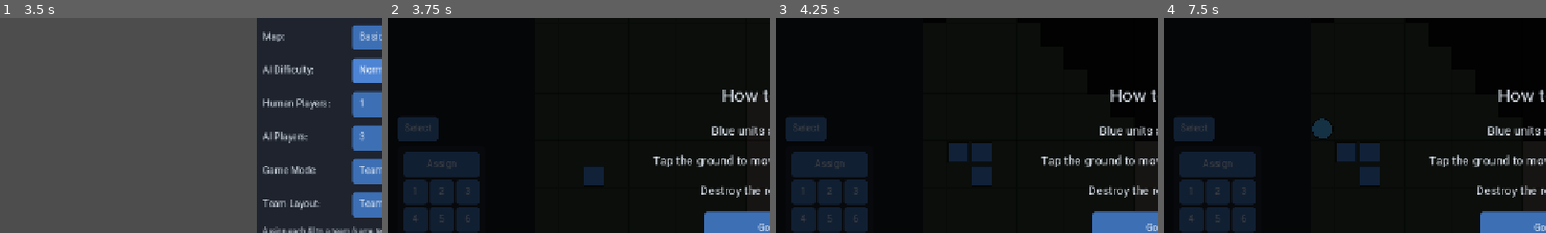
Above: before the commit, frames 1-4 (left to right).
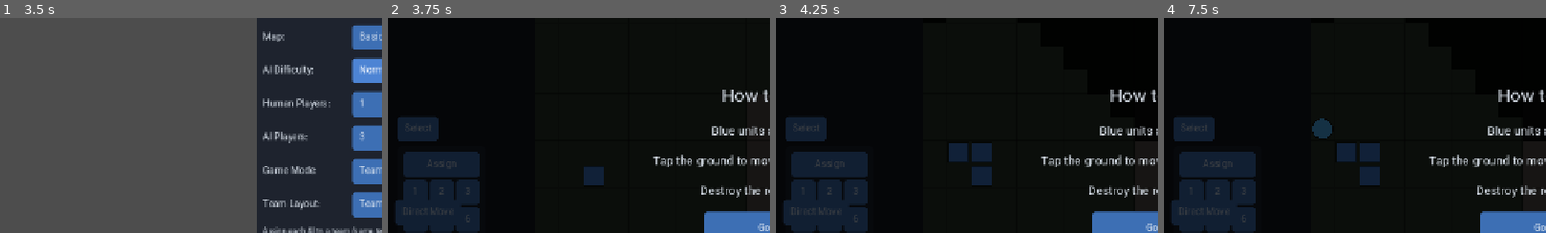
Above: after the commit, the same moments.

Repository: golshandvr-del/Sjalwmbdjdlxl
Game: Godot game, scene res://scenes/main_menu.tscn
The game is run twice, just before and just after one commit, with the same random seed, the same clock (stepped at 60 frames per second) and the same inputs.
Inputs (mouse positions are % of the whole screen's width and height, from its top left):
- Up to frame 1 (3.5 s): click "Single Player" at 0.5 s; click (56, 13) at 1.27 s; type "Alex" at 1.35 s; click "Normal" at 2 s; click "Normal" at 2.75 s
- Up to frame 2 (3.75 s): click "Start Match" at 3.5 s
- Up to frame 3 (4.25 s): no input
- Up to frame 4 (7.5 s): click (5, 61) at 4.25 s, where only the run after the commit has a clickable "Direct Move"; click "Build Soldier" at 5 s; click "Speed x1" at 5.75 s; click "Research" at 6.5 s; click "Upgrade HQ" at 7.25 s
The pictures show only the part of the screen within x 0-50%, y 16-66%; the shares and areas given below are measured in that part.

Frame 1 is identical in both runs. In frame 2, 0.6% of the frame differs, in the area x 2-20%, y 84-97%; in frame 3, 0.6%; in frame 4, 0.6%.

Commit message:
feat(hud-mobile): build move-mode toggle/confirm/cancel widgets (MC1.5/req1)

Diff:
--- a/ui/mobile/game_hud.gd
+++ b/ui/mobile/game_hud.gd
@@ -909,6 +909,7 @@
 	_build_control_group_panel()
 	_build_selection_panel()
 	_build_select_mode_widgets()
+	_build_move_mode_widgets()
 	# Apply the initial responsive placement for the current orientation.
 	_apply_responsive_layout()
 
@@ -936,6 +937,43 @@
 	_select_button.position = Vector2(12, -260)
 	_select_button.pressed.connect(_on_select_mode_pressed)
 	add_child(_select_button)
+
+
+# MC1.5 (request 1): build the move-mode toggle plus the Confirm/Cancel buttons
+# used while plotting a manual route. Placed just above the Select button
+# (bottom-left, thumb-reachable). Confirm/Cancel start hidden and only appear in
+# MANUAL mode with a pending route (see _update_move_mode_buttons).
+func _build_move_mode_widgets() -> void:
+	_move_mode_button = Button.new()
+	_move_mode_button.name = "MoveModeButton"
+	_move_mode_button.text = _local_text("ui.move.mode_direct")
+	_move_mode_button.tooltip_text = _local_text("ui.move.toggle_hint")
+	_move_mode_button.toggle_mode = true
+	_move_mode_button.custom_minimum_size = Vector2(0, 34)
+	_move_mode_button.set_anchors_preset(Control.PRESET_BOTTOM_LEFT)
+	_move_mode_button.position = Vector2(12, -300)
+	_move_mode_button.pressed.connect(_on_move_mode_pressed)
+	add_child(_move_mode_button)
+
+	_move_confirm_button = Button.new()
+	_move_confirm_button.name = "MoveConfirmButton"
+	_move_confirm_button.text = _local_text("ui.move.confirm_path")
+	_move_confirm_button.custom_minimum_size = Vector2(0, 34)
+	_move_confirm_button.set_anchors_preset(Control.PRESET_BOTTOM_LEFT)
+	_move_confirm_button.position = Vector2(130, -300)
+	_move_confirm_button.pressed.connect(_on_move_confirm_pressed)
+	add_child(_move_confirm_button)
+
+	_move_cancel_button = Button.new()
+	_move_cancel_button.name = "MoveCancelButton"
+	_move_cancel_button.text = _local_text("ui.move.cancel_path")
+	_move_cancel_button.custom_minimum_size = Vector2(0, 34)
+	_move_cancel_button.set_anchors_preset(Control.PRESET_BOTTOM_LEFT)
+	_move_cancel_button.position = Vector2(248, -300)
+	_move_cancel_button.pressed.connect(_on_move_cancel_pressed)
+	add_child(_move_cancel_button)
+
+	_update_move_mode_buttons()
 
 
 # P3.3 (R12.3): a corner minimap. Anchored bottom-right, above the bottom bar.
